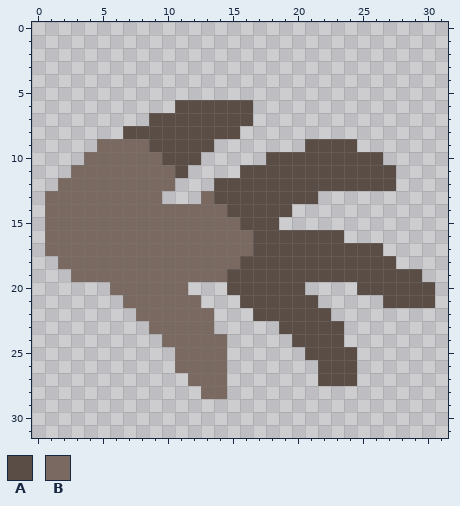
A pixel-art sprite gets an edit: assets/sprites/blocks/props/dead-shrub-bot1.png. This is how it looked before the edit.
The file is 32x32 pixels.
Palette (. is transparent): A #5a4d46  B #796961
Pixels before, first column x 1:
 6 ..........AAAAAA..............
 7 ........AAAAAAAA..............
 8 ......AAAAAAAAA...............
 9 ....BBBBAAAAA.......AAAA......
10 ...BBBBBBAAA.....AAAAAAAAA....
11 ..BBBBBBBBA....AAAAAAAAAAAA...
12 .BBBBBBBBB...AAAAAAAAAAAAAA...
13 BBBBBBBBB...BAAAAAAAA.........
14 BBBBBBBBBBBBBBAAAAA...........
15 BBBBBBBBBBBBBBBAAA............
16 BBBBBBBBBBBBBBBBAAAAAAA.......
17 BBBBBBBBBBBBBBBBAAAAAAAAAA....
18 .BBBBBBBBBBBBBBAAAAAAAAAAAA...
19 ..BBBBBBBBBBBBAAAAAAAAAAAAAAA.
20 .....BBBBBB...AAAAAA....AAAAAA
21 ......BBBBBB...AAAAAA.....AAAA
22 .......BBBBBB...AAAAAA........
23 ........BBBBB.....AAAAA.......
24 .........BBBBB.....AAAA.......
25 ..........BBBB......AAAA......
26 ..........BBBB.......AAA......
27 ...........BBB.......AAA......
28 ............BB................
The same view after the edit:
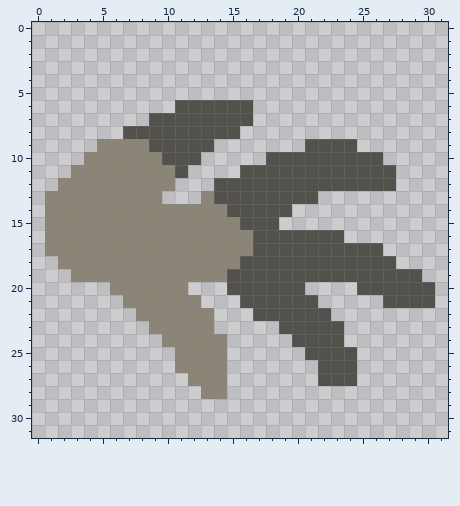
The edit:
colour A: #5a4d46 -> #52514c
colour B: #796961 -> #8b8577
